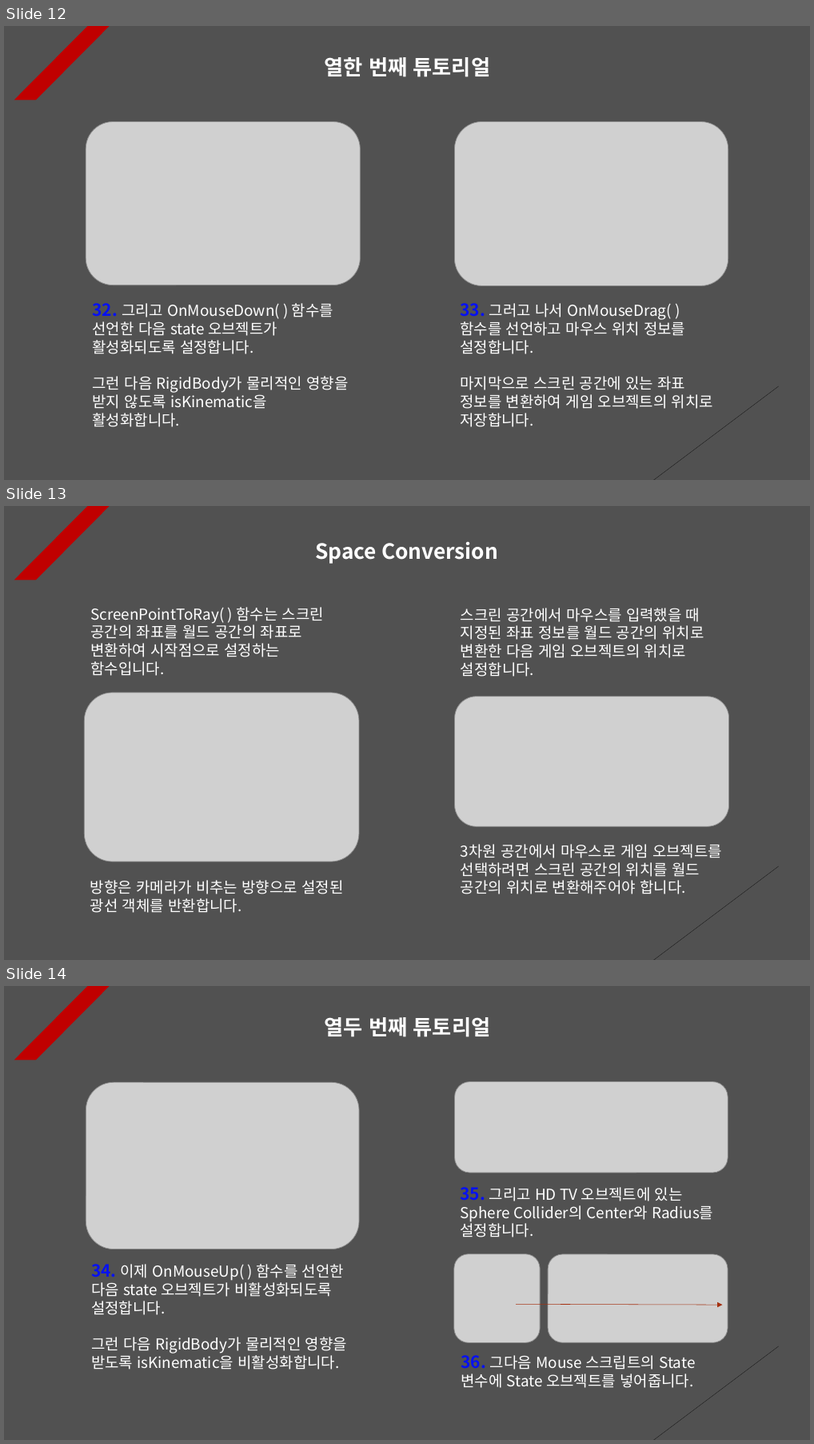
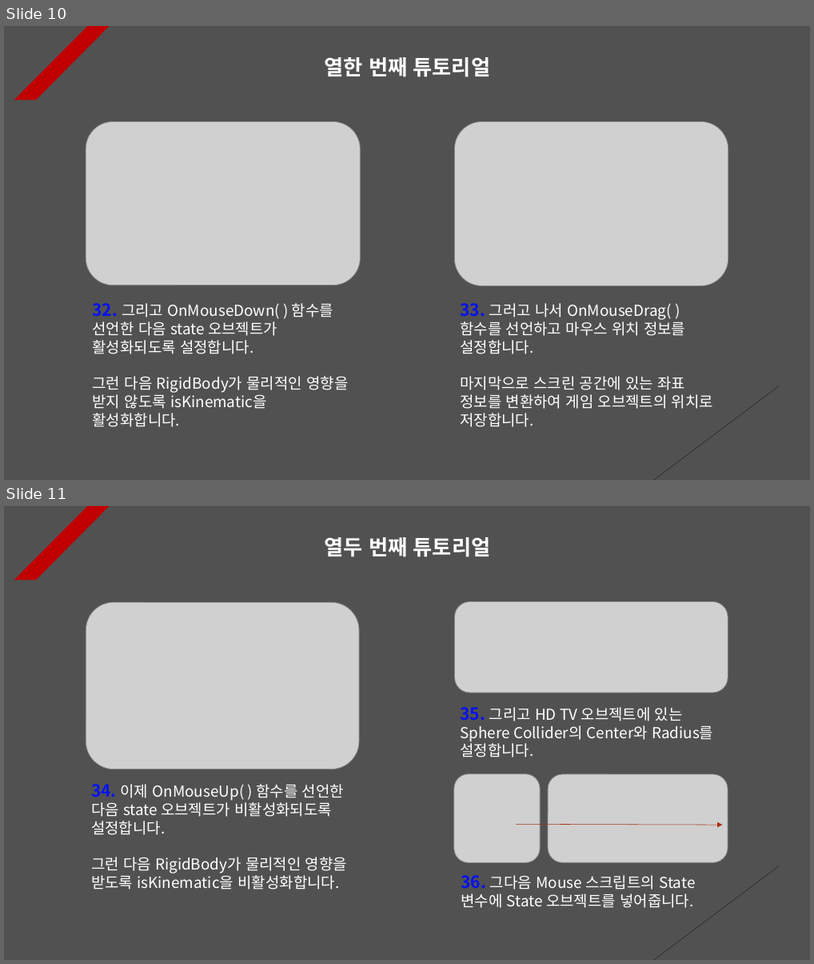
Before and after one commit to Unity2033/3D-UnityEngine, a slide deck: Assets/Mouse Function/PPT Data/Mouse Example.pptx. Shown one above the other, each under a label of ours: slides 12, 13 and 14 before the commit, slides 10 and 11 after it. The pictures are 814x1444 and 814x964 pixels, drawn with LibreOffice and Linux fonts; fonts in the diff are those of the drawing; grey boxes stand for pictures. Boxes give left, top, right and bottom in pixels: in the first picture for what was removed or moved away, otherwise in the second. Text is boxed around its words. In the diff, an @@ line names an element or a change of style, - is before the commit and + after.

```diff
--- a/Assets/Mouse Function/PPT Data/Mouse Example.pptx
+++ b/Assets/Mouse Function/PPT Data/Mouse Example.pptx
@@ slide 13 removed at box(4, 506, 810, 960), background #515151; not listed: 2 template elements that a slide beside it also shows @@
@@ text removed at box(316, 542, 498, 564) @@
-Space Conversion
@@ text removed at box(90, 607, 324, 676) @@
-ScreenPointToRay( ) 함수는 스크린 공간의 좌표를 월드 공간의 좌표로 변환하여 시작점으로 설정하는 함수입니다.
@@ text removed at box(461, 608, 704, 676) @@
-스크린 공간에서 마우스를 입력했을 때 지정된 좌표 정보를 월드 공간의 위치로 변환한 다음 게임 오브젝트의 위치로 설정합니다.
@@ picture removed at box(85, 692, 360, 861) @@
@@ picture removed at box(454, 696, 730, 827) @@
@@ text removed at box(461, 844, 722, 894) @@
-3차원 공간에서 마우스로 게임 오브젝트를 선택하려면 스크린 공간의 위치를 월드 공간의 위치로 변환해주어야 합니다.
@@ text removed at box(90, 880, 343, 912) @@
-방향은 카메라가 비추는 방향으로 설정된 광선 객체를 반환합니다.
@@ what was slide 12 is now slide 10 @@
@@ what was slide 14 is now slide 11 @@
```
Also in this commit, not shown: 3 other slides removed, 54 other files.
